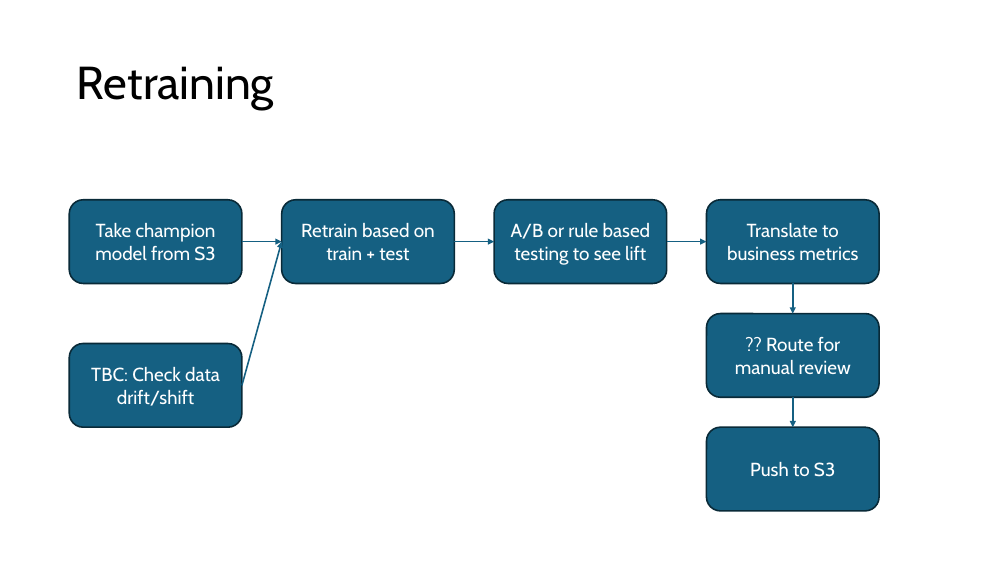
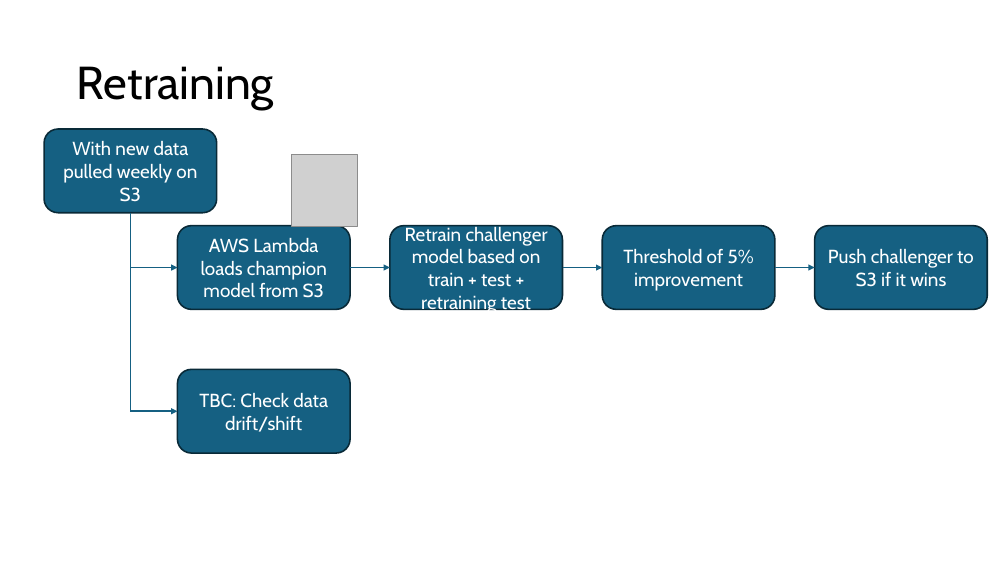
Before and after one commit to ziyu-toh/hdb-resale-prediction, a slide deck: slide 9 of docs/Architecture Overview.pptx. Drawn at 1008x567 pixels with LibreOffice and Linux fonts; fonts in the diff are those of the drawing; grey boxes stand for pictures. Boxes give left, top, right and bottom in pixels: in the first picture for what was removed or moved away, otherwise in the second. Text is boxed around its words. In the diff, an @@ line names an element or a change of style, - is before the commit and + after.

```diff
--- a/docs/Architecture Overview.pptx
+++ b/docs/Architecture Overview.pptx
@@ rounded rectangle added at (44, 129, 216, 213), fill #156082, outline #092A39 1.5 pt, 18 pt, text #FFFFFF @@
+With new data pulled weekly on S3
@@ picture added at (292, 155, 358, 227) @@
@@ rounded rectangle removed at (707, 200, 879, 284) @@
-Translate to business metrics
@@ elbow arrow added from (130, 212) to (178, 411), #156082 1.5 pt @@
@@ elbow arrow added from (131, 212) to (178, 268), #156082 1.5 pt @@
@@ text in rounded rectangle at (201, 238, 327, 298): text changed @@
-Take champion model from S3
+AWS Lambda loads champion model from S3
@@ text in rounded rectangle at (405, 225, 548, 314): text changed @@
-Retrain based on train + test
+Retrain challenger model based on train + test + retraining test
@@ 4 rounded rectangles, 3 arrows: place and size @@
-4 rounded rectangles, 3 arrows at (70, 200, 707, 427)
+4 rounded rectangles, 3 arrows at (178, 226, 815, 454)
@@ rounded rectangle "Push challenger to S3 if ...": place and size @@
-rounded rectangle "Push challenger to S3 if ..." at (707, 427, 879, 511)
+rounded rectangle "Push challenger to S3 if ..." at (815, 226, 988, 310)
@@ arrow removed from (242, 386) to (282, 242) @@
@@ text in rounded rectangle at (623, 249, 754, 291): text changed @@
-A/B or rule based testing to see lift
+Threshold of 5% improvement
@@ text in rounded rectangle at (828, 249, 974, 287): text changed @@
-Push to S3
+Push challenger to S3 if it wins
@@ arrow removed from (793, 284) to (793, 314) @@
@@ rounded rectangle removed at (707, 314, 879, 398) @@
-?? Route for manual review
@@ arrow removed from (793, 398) to (793, 427) @@
```
Also in this commit, not shown: 3 other slides changed, 1 other file.
